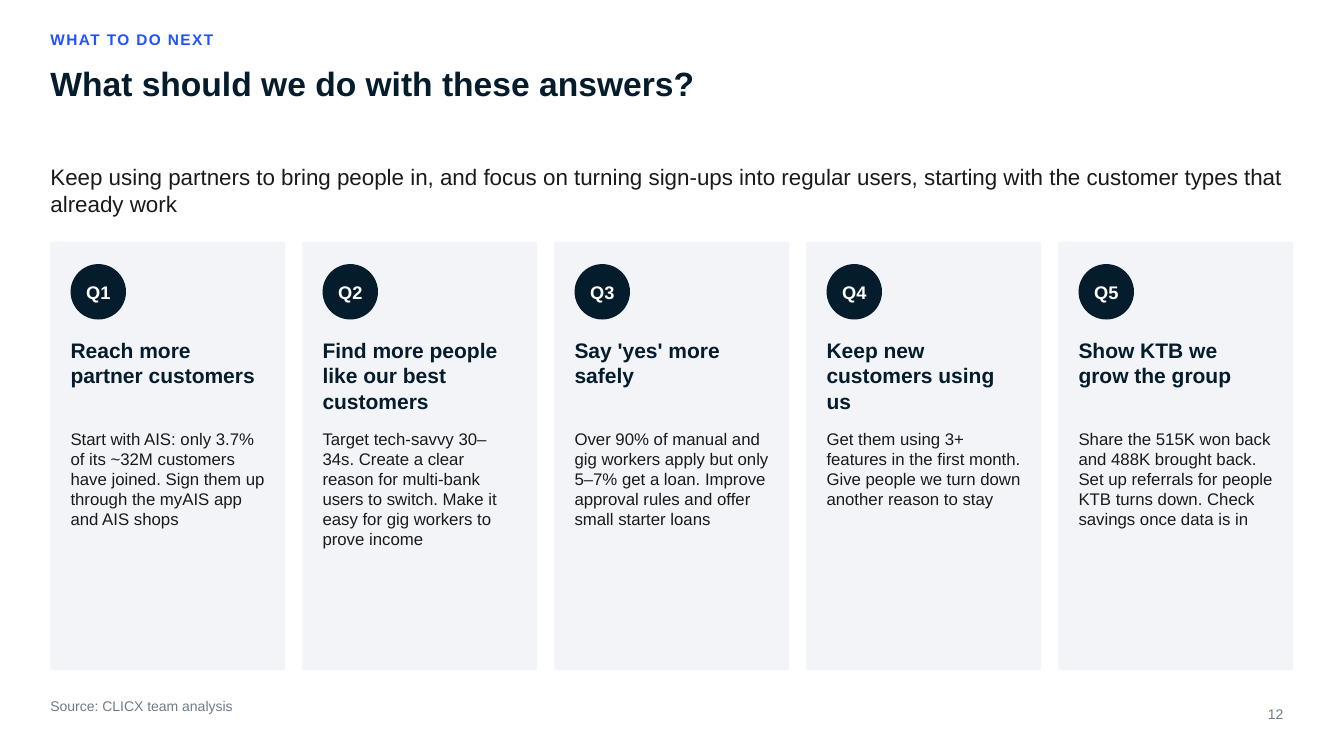
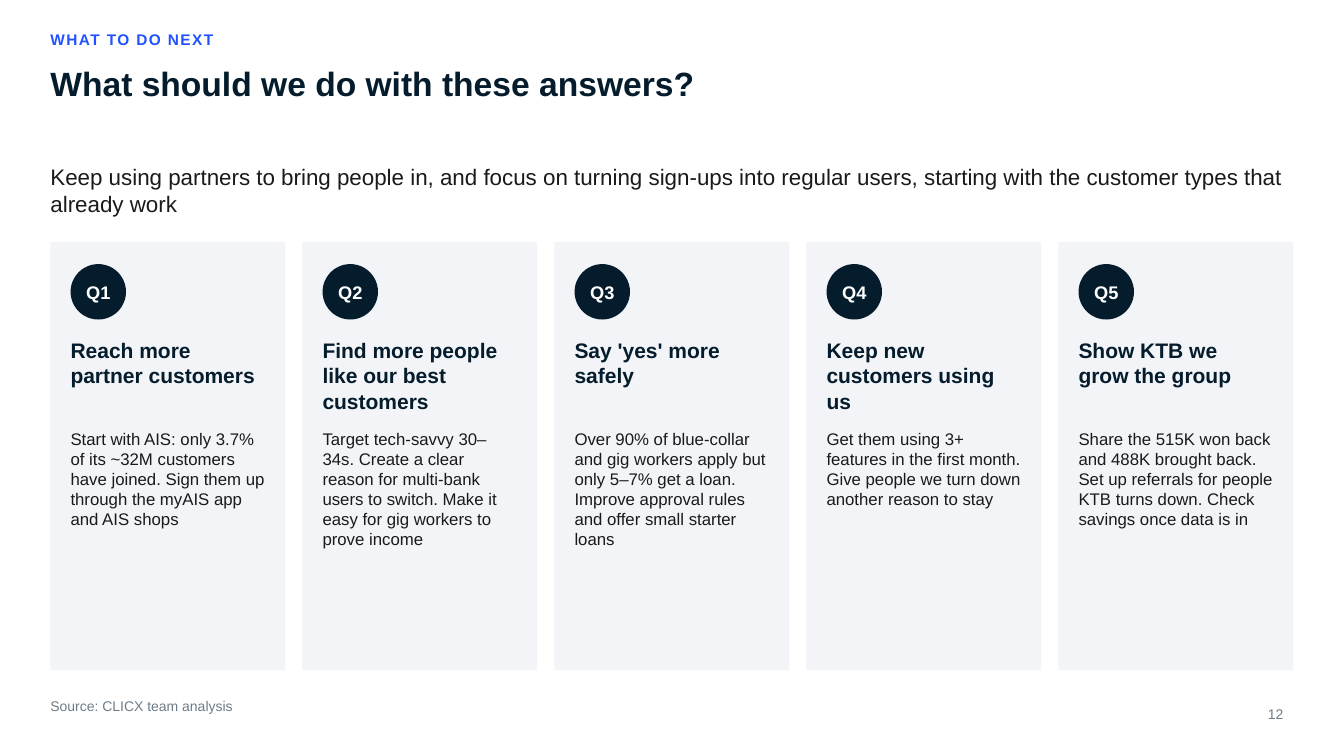
Before and after one commit to hweisim/claude_code, a slide deck: slide 12 of clicx_insights/CLICX_Customer_Insights.pptx. Drawn at 1344x756 pixels with LibreOffice and Linux fonts; fonts in the diff are those of the drawing; background and template pictures are left out. Boxes give left, top, right and bottom in pixels: in the first picture for what was removed or moved away, otherwise in the second. Text is boxed around its words. In the diff, an @@ line names an element or a change of style, - is before the commit and + after.

```diff
--- a/clicx_insights/CLICX_Customer_Insights.pptx
+++ b/clicx_insights/CLICX_Customer_Insights.pptx
@@ text at (x1=575, y1=433, x2=765, y2=545): text changed @@
-Over 90% of manual and gig workers apply but only 5–7% get a loan. Improve approval rules and offer small starter loans
+Over 90% of blue-collar and gig workers apply but only 5–7% get a loan. Improve approval rules and offer small starter loans
```
Also in this commit, not shown: 3 other slides changed, 3 other files.
